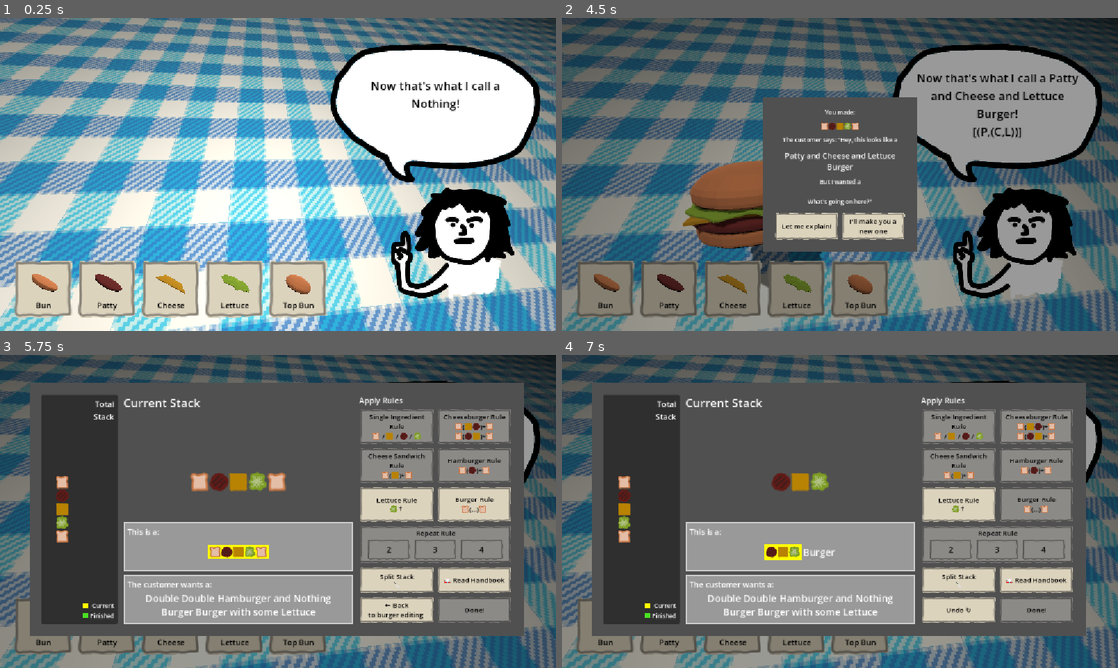
Above: before the commit, frames 1-4 (two rows, left to right).
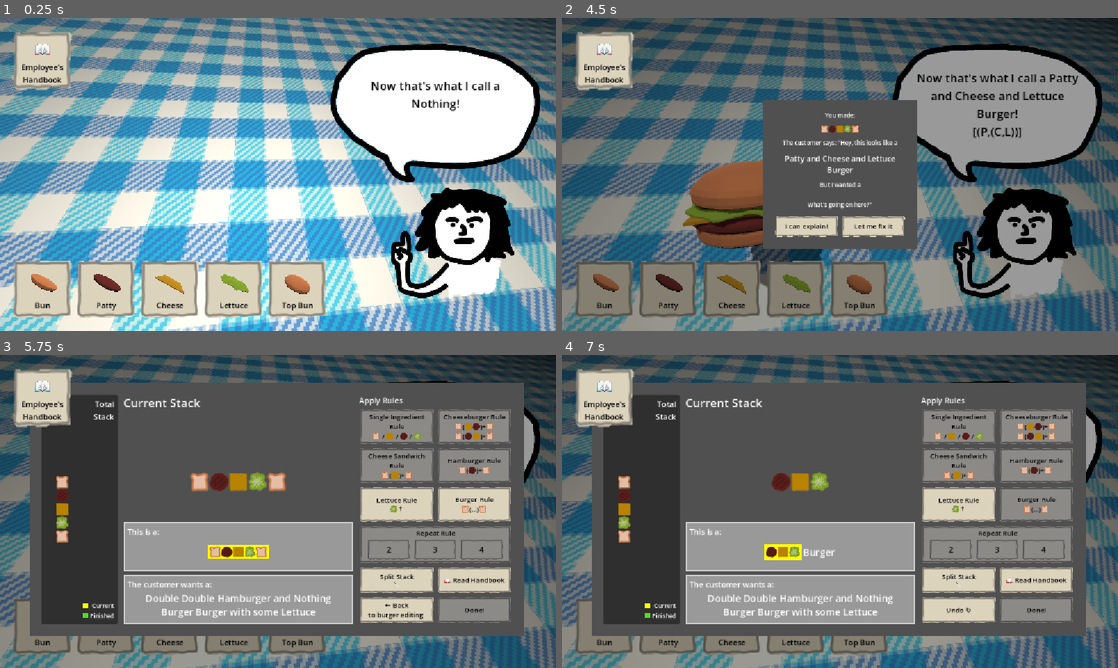
Above: after the commit, the same moments.

Repository: tobiaswahyudi/caesar-of-cheese
Game: Godot game, scene res://scenes/main.tscn
Same seed, same stepped clock (60 frames per second), same inputs: the game is played once before the commit and once after it.
Inputs (mouse positions are in pixels of both pictures, inside the frame that each line leads up to; where the layout moved, square brackets give the same spot in the first picture):
- Up to frame 1 (0.25 s): no input
- Up to frame 2 (4.5 s): click (606, 290) at 0.52 s; click (667, 290) at 1.25 s; click (734, 290) at 2 s; click (795, 290) at 2.75 s; click (856, 290) [862, 290] at 3.5 s; click (806, 187) at 4.25 s
- Up to frame 3 (5.75 s): click (244, 564) at 5 s
- Up to frame 4 (7 s): click (956, 505) at 5.75 s; click (1034, 505) at 6.5 s

The runs differ from the first frame. In frame 1, 3.4% of the frame differs, in the area x 2-59%, y 4-96%; in frame 2, 5.7%, in the area x 2-64%, y 4-96%; in frame 3, 2.3%; in frame 4, 2.3%.

Commit message:
Add handbook button

Diff:
--- a/scenes/burger_preview_scene.tscn
+++ b/scenes/burger_preview_scene.tscn
@@ -237,7 +237,7 @@
 alignment = 2
 
 [node name="Explain" type="Button" parent="PanelContainer/MarginContainer/VBoxContainer/BadMatch/HBoxContainer2" unique_id=1133628697]
-custom_minimum_size = Vector2(0, 60)
+custom_minimum_size = Vector2(0, 48)
 layout_mode = 2
 size_flags_horizontal = 15
 size_flags_vertical = 15
@@ -261,7 +261,7 @@
 mouse_filter = 1
 theme = ExtResource("3_agos4")
 bbcode_enabled = true
-text = "Let me explain!"
+text = "I can explain!"
 fit_content = true
 scroll_active = false
 horizontal_alignment = 1
@@ -291,8 +291,8 @@
 mouse_filter = 1
 theme = ExtResource("3_agos4")
 bbcode_enabled = true
-text = "I'll make you a new one"
-fit_content = true
-scroll_active = false
-horizontal_alignment = 1
-vertical_alignment = 1
+text = "Let me fix it"
+fit_content = true
+scroll_active = false
+horizontal_alignment = 1
+vertical_alignment = 1
--- a/scenes/main.tscn
+++ b/scenes/main.tscn
@@ -107,9 +107,9 @@
 
 [node name="HBoxContainer" type="HBoxContainer" parent="." unique_id=423460041]
 layout_mode = 0
-offset_left = 26.0
+offset_left = 24.0
 offset_top = 497.0
-offset_right = 682.0
+offset_right = 680.0
 offset_bottom = 625.0
 
 [node name="Button0" type="TextureButton" parent="HBoxContainer" unique_id=440137194]
@@ -284,3 +284,40 @@
 visible = false
 layout_mode = 1
 burger_manager = NodePath("../SubViewportContainer/TextureViewport/BurgerView")
+
+[node name="Button0" type="TextureButton" parent="." unique_id=1156949024]
+custom_minimum_size = Vector2(128, 128)
+layout_mode = 0
+offset_left = 24.0
+offset_top = 24.0
+offset_right = 152.0
+offset_bottom = 152.0
+texture_normal = ExtResource("4_tbgi4")
+texture_hover = ExtResource("5_tefeu")
+stretch_mode = 0
+
+[node name="VBoxContainer" type="VBoxContainer" parent="Button0" unique_id=1582429856]
+layout_mode = 1
+anchors_preset = 15
+anchor_right = 1.0
+anchor_bottom = 1.0
+grow_horizontal = 2
+grow_vertical = 2
+alignment = 1
+
+[node name="Label" type="Label" parent="Button0/VBoxContainer" unique_id=1085111928]
+custom_minimum_size = Vector2(1, 0)
+layout_mode = 2
+theme_override_colors/font_color = Color(0, 0, 0, 1)
+theme_override_font_sizes/font_size = 36
+text = "📖"
+horizontal_alignment = 1
+autowrap_mode = 2
+
+[node name="Label2" type="Label" parent="Button0/VBoxContainer" unique_id=835397743]
+custom_minimum_size = Vector2(1, 0)
+layout_mode = 2
+theme_override_colors/font_color = Color(0, 0, 0, 1)
+text = "Employee's Handbook"
+horizontal_alignment = 1
+autowrap_mode = 2
